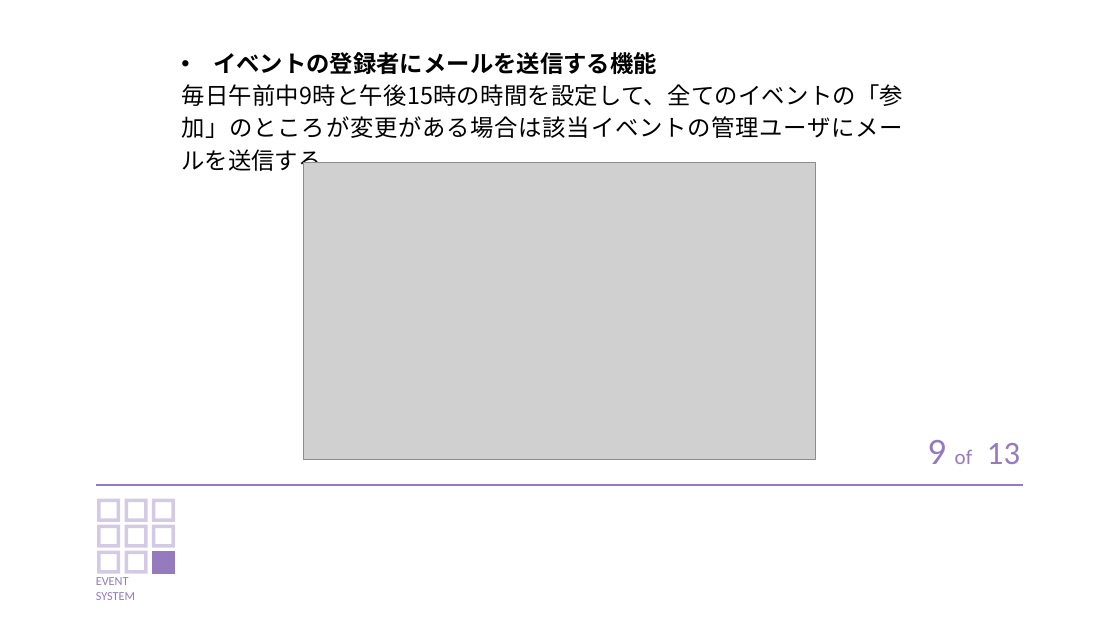
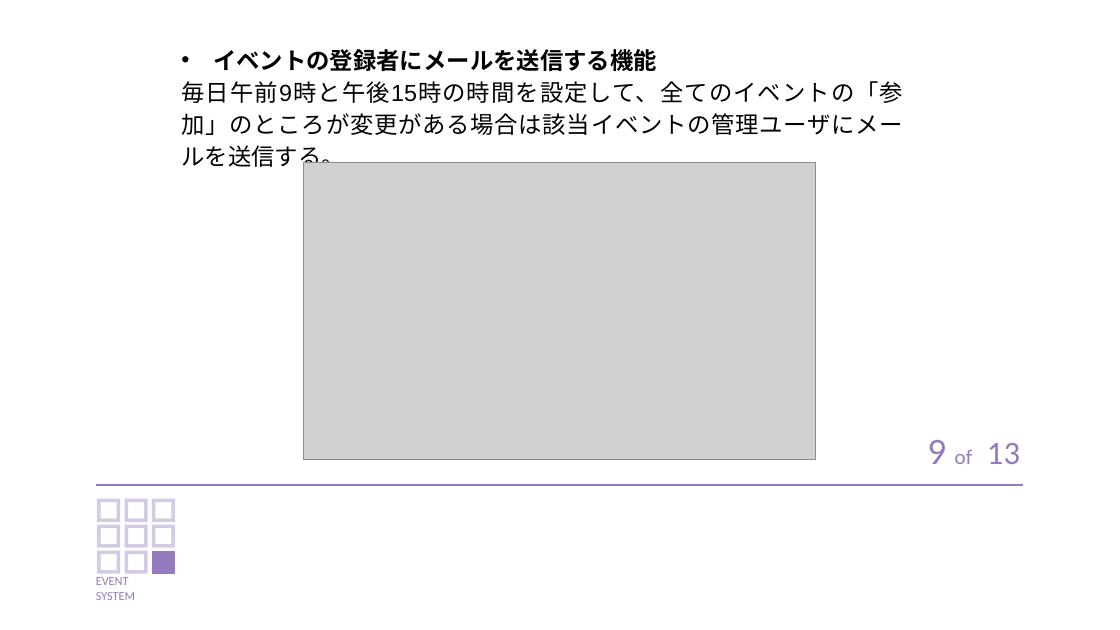
Before and after one commit to amemiyakr/EventSystemOfGD, a slide deck: slide 9 of イベントシステム文書/5.Event System(発表用).pptx. Drawn at 1120x630 pixels with LibreOffice and Linux fonts; fonts in the diff are those of the drawing; grey boxes stand for pictures. Boxes give left, top, right and bottom in pixels: in the first picture for what was removed or moved away, otherwise in the second. Text is boxed around its words. In the diff, an @@ line names an element or a change of style, - is before the commit and + after.

Commit message:
upload fontBomb and edit PPT

```diff
--- a/イベントシステム文書/5.Event System(発表用).pptx
+++ b/イベントシステム文書/5.Event System(発表用).pptx
@@ text at [213,49,657,71]: font Noto Sans CJK JP to Arial in "イベントの登録者にメールを送信する機能" @@
@@ text at [181,81,903,135]: text changed; font Noto Sans CJK JP to Arial @@
-毎日午前中9時と午後15時の時間を設定して、全てのイベントの「参加」のところが変更がある場合は該当イベントの管理ユーザにメールを送信する。
+毎日午前9時と午後15時の時間を設定して、全てのイベントの「参加」のところが変更がある場合は該当イベントの管理ユーザにメールを送信する。
```
Also in this commit, not shown: 13 other slides changed, 3 other files.
